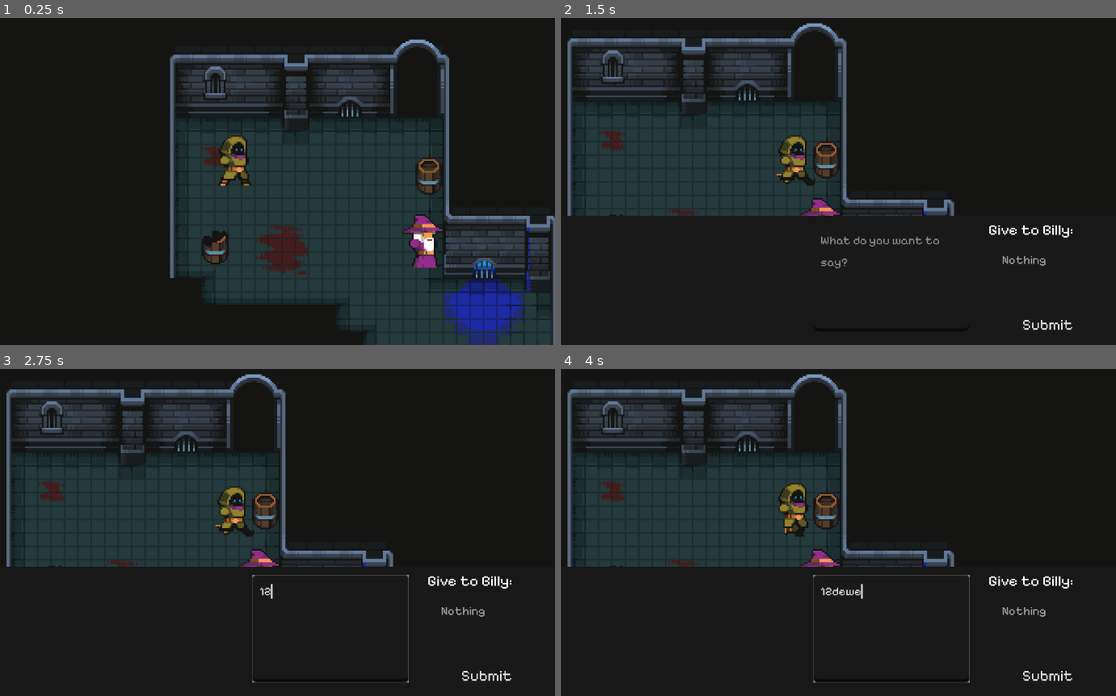
Above: before the commit, frames 1-4 (two rows, left to right).
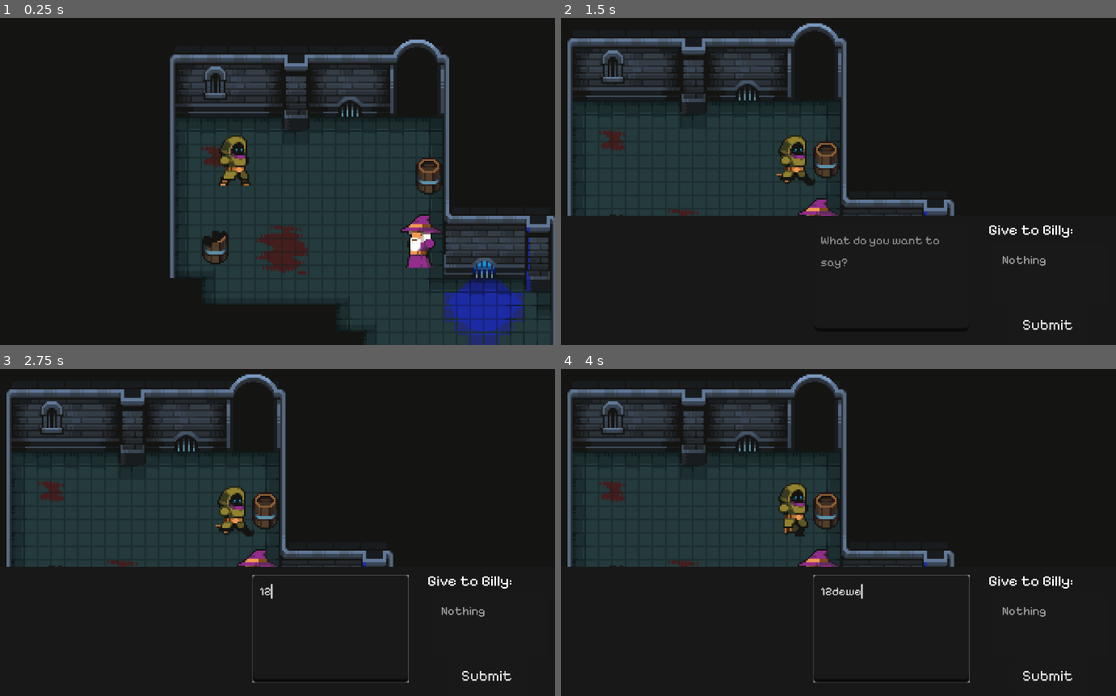
Above: after the commit, the same moments.

Repository: Sajeg/BreakOut
Game: Godot game, scene res://Scenes/main.tscn
Two runs of this game, one before a commit and one after it. Both use one fixed random seed, a clock stepped at 60 frames per second and the inputs below.
Inputs (mouse positions are in pixels of both pictures, inside the frame that each line leads up to):
- Up to frame 1 (0.25 s): no input
- Up to frame 2 (1.5 s): hold D (right) 0.53-1.28 s; hold E (interact) 0.53-1.28 s; hold S (down) from 1.28 s (still down); tap E (interact) at 1.35 s
- Up to frame 3 (2.75 s): release S (down) at 2 s; click (333, 627) at 2.02 s; type "12" at 2.1 s
- Up to frame 4 (4 s): hold D (right) 2.78-3.53 s; hold E (interact) 2.78-3.53 s; hold W (up) from 3.53 s (still down); tap E (interact) at 3.6 s

The runs differ from the first frame. In frame 1, 0.6% of the frame differs, in the area x 72-80%, y 60-77%; in frame 2, 0.2%; in frame 3, 0.2%; in frame 4, 0.2%.

Commit message:
fixed multiple issues

Diff:
--- a/Scenes/main.tscn
+++ b/Scenes/main.tscn
@@ -1638,8 +1638,8 @@
 offset_right = -179.0
 offset_bottom = -202.0
 npc_name = "Billy"
-character = "a friendly wizard. Your task is to keep the Dungeon clean."
-inventory = ["Broom", "Friendly Spider"]
+character = "a friendly wizard. Your task is to keep the Dungeon clean. However you don't have a broom and you desperately want one."
+inventory = ["Key"]
 player = NodePath("../../Player")
 
 [node name="Player" parent="." node_paths=PackedStringArray("ai") instance=ExtResource("2_nuvfg")]
@@ -1649,7 +1649,7 @@
 
 [node name="Barrel" parent="." instance=ExtResource("6_tdxaa")]
 position = Vector2(183, 147)
-loot_overwrite = "Key"
+loot_overwrite = "Broom"
 
 [connection signal="new_response" from="Wizard/AIManager" to="Player/SpeakUI" method="_on_ai_manager_new_response"]
 
--- a/Scenes/wizard.tscn
+++ b/Scenes/wizard.tscn
@@ -1,6 +1,7 @@
-[gd_scene load_steps=9 format=3 uid="uid://csd6ikilylmnc"]
+[gd_scene load_steps=10 format=3 uid="uid://csd6ikilylmnc"]
 
 [ext_resource type="Texture2D" uid="uid://bkp4jrea1ejr0" path="res://Assets/Wizard/Idle-Sheet.png" id="1_1akyu"]
+[ext_resource type="Script" path="res://Scripts/wizard.gd" id="1_71ayd"]
 [ext_resource type="Texture2D" uid="uid://w7vvqpfixo5m" path="res://Assets/Wizard/Run-Sheet.png" id="2_eks4e"]
 
 [sub_resource type="Animation" id="Animation_fh4qs"]
@@ -150,11 +151,13 @@
 radius = 30.0
 
 [node name="Wizard" type="CharacterBody2D"]
+script = ExtResource("1_71ayd")
 
 [node name="Idle-sheet" type="Sprite2D" parent="."]
 texture_filter = 1
 position = Vector2(0, -16)
 texture = ExtResource("1_1akyu")
+flip_h = true
 hframes = 4
 
 [node name="Run-sheet" type="Sprite2D" parent="."]
--- a/Scripts/Player.gd
+++ b/Scripts/Player.gd
@@ -47,7 +47,8 @@
 			$SpeakUI/Name.text = "Give to " + ai.npc_name + ":"
 			is_speaking = false
 	elif event.is_action_pressed("interact") && can_loot:
-		if loot_node.loot_overwrite == "":
+		print(loot_node.loot_overwrite)
+		if loot_node.loot_overwrite != "":
 			loot_node.set_looted()
 			add_to_inventory(loot_node.loot_overwrite)
 		else:
